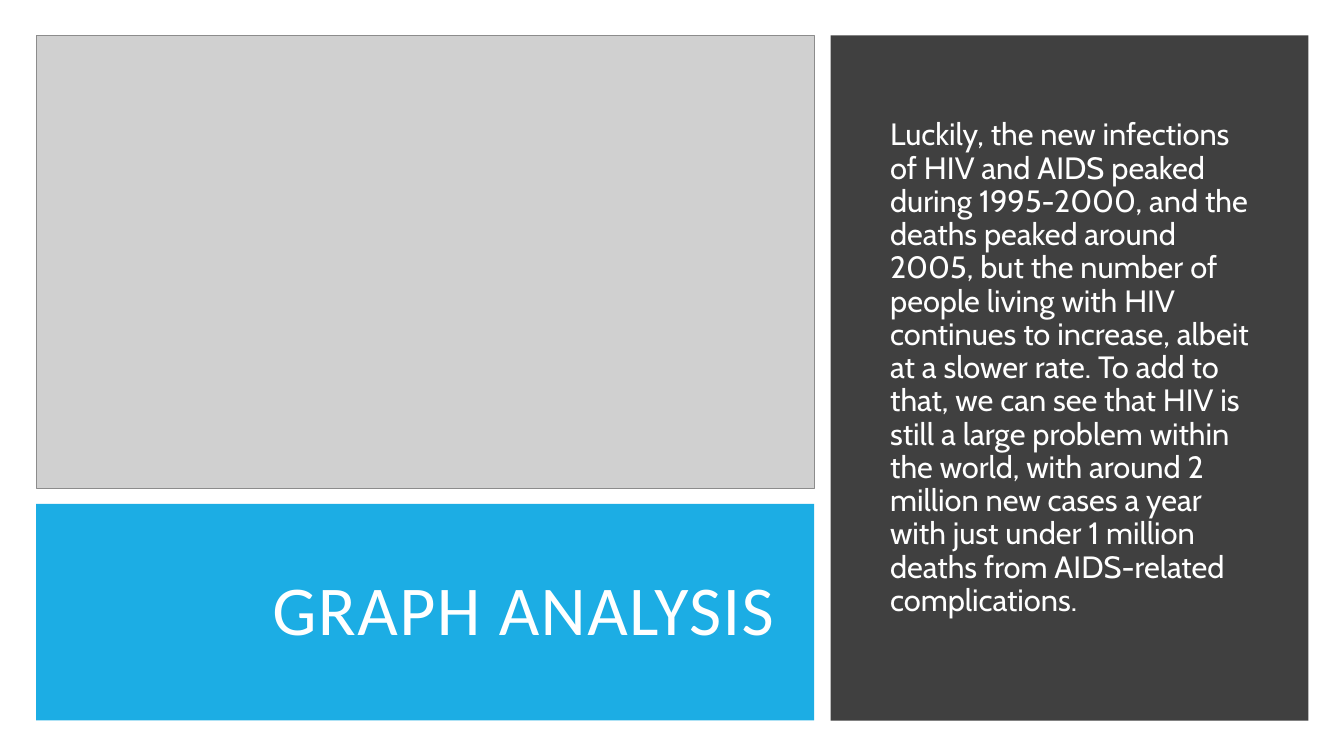
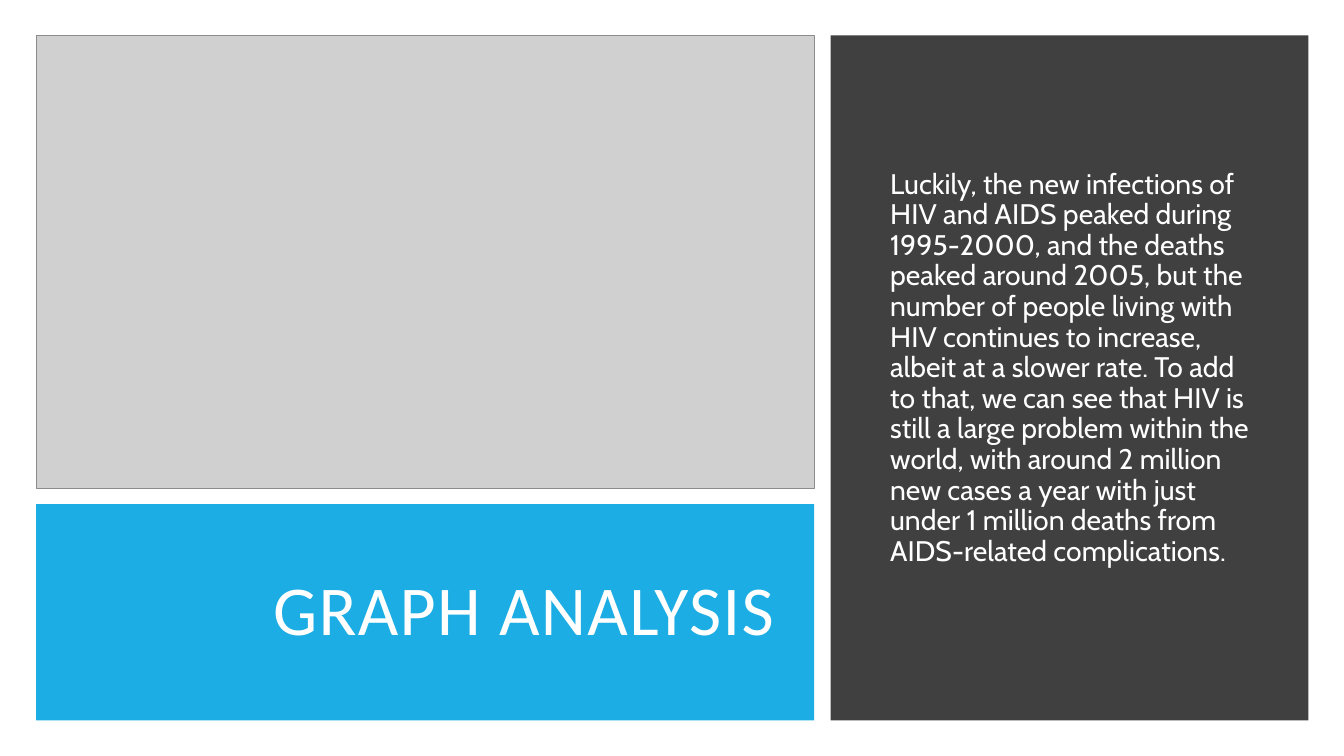
Before and after one commit to spicata/mint-fresh-notes, a slide deck: slide 8 of assets/A look at HIV.pptx. Drawn at 1344x756 pixels with LibreOffice and Linux fonts; fonts in the diff are those of the drawing; grey boxes stand for pictures. Boxes give left, top, right and bottom in pixels: in the first picture for what was removed or moved away, otherwise in the second. Text is boxed around its words. In the diff, an @@ line names an element or a change of style, - is before the commit and + after.

```diff
--- a/assets/A look at HIV.pptx
+++ b/assets/A look at HIV.pptx
@@ text "Luckily, the new infections of ..." at <box>890,172,1248,567</box>: size 22 to 20.2 pt @@
```
Also in this commit, not shown: 7 other slides changed, 25 other files.
